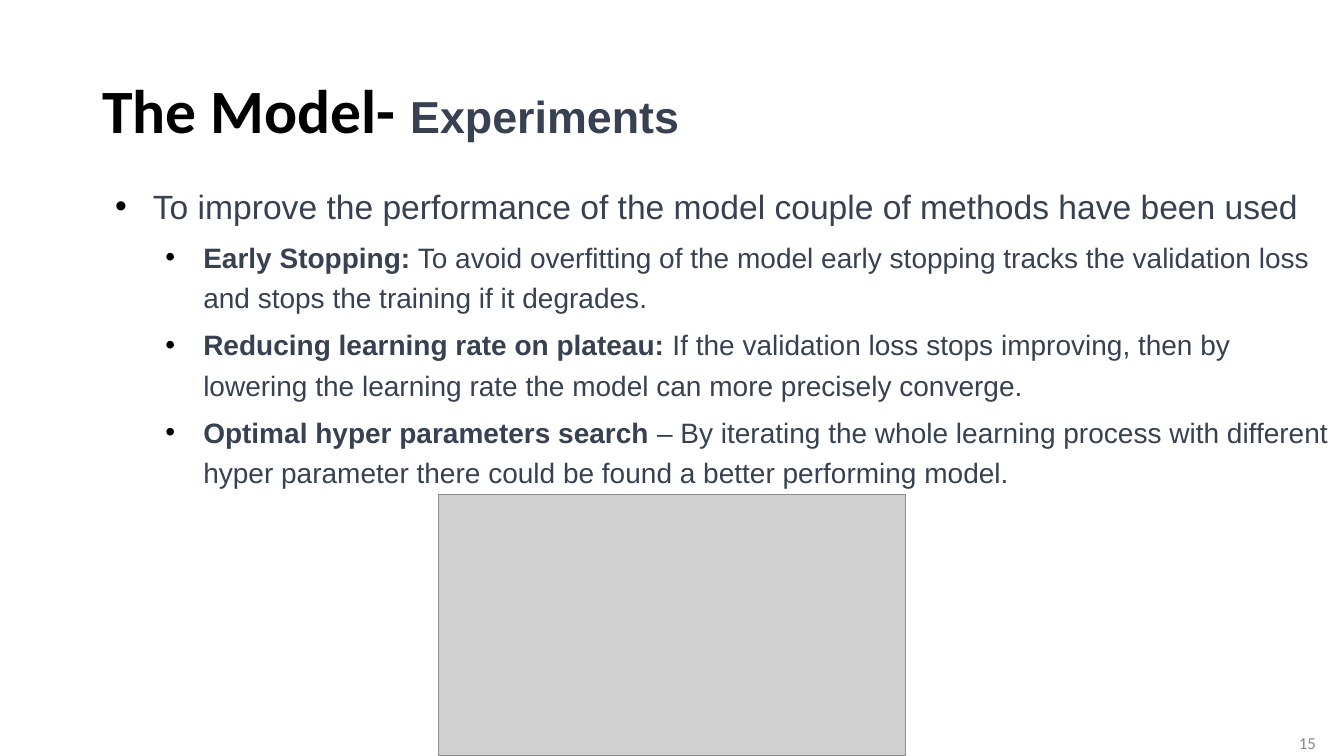
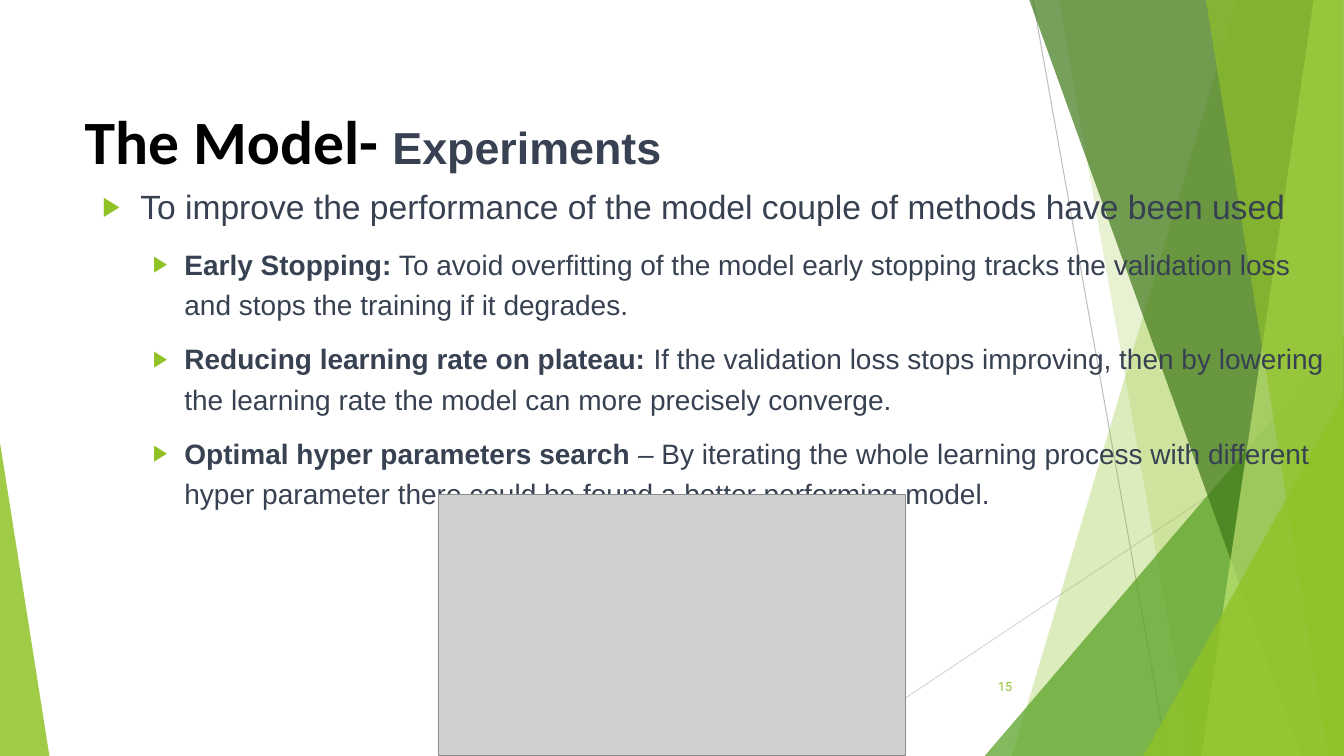
Before and after one commit to AndroZa0812/FacialEmotionRecognition, a slide deck: slide 15 of EmotionDetection.pptx. Drawn at 1344x756 pixels with LibreOffice and Linux fonts; fonts in the diff are those of the drawing; grey boxes stand for pictures. Boxes give left, top, right and bottom in pixels: in the first picture for what was removed or moved away, otherwise in the second. Text is boxed around its words. In the diff, an @@ line names an element or a change of style, - is before the commit and + after.

```diff
--- a/EmotionDetection.pptx
+++ b/EmotionDetection.pptx
@@ title "The Model- Experiments": place and size @@
-title "The Model- Experiments" at (102, 89, 679, 142)
+title "The Model- Experiments" at (85, 120, 661, 173)
@@ title "The Model- Experiments" at (85, 120, 661, 173): line spacing 0.9 to 1 @@
@@ text "To improve the performance of ..." at (140, 192, 1323, 509): bullet • to ▶; bullet colour #000000 to #90C226; more space between paragraphs @@
@@ group added at (0, 0, 1344, 756): 5 freeform shapes, 3 triangles, 2 lines @@
@@ page number: place and size @@
-page number at (1299, 738, 1316, 749)
+page number at (998, 682, 1012, 691)
@@ page number at (998, 682, 1012, 691): size 12 to 9 pt, font Calibri to Roboto, text colour #888888 to #90C226 @@
```
Also in this commit, not shown: 16 other slides changed, 1 slide added.
